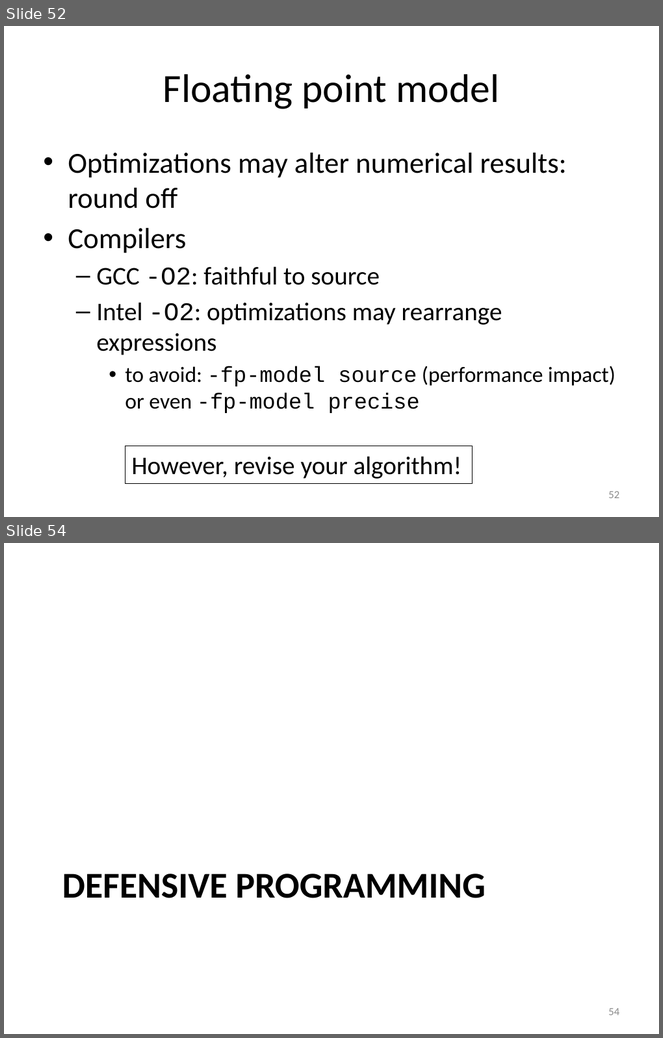
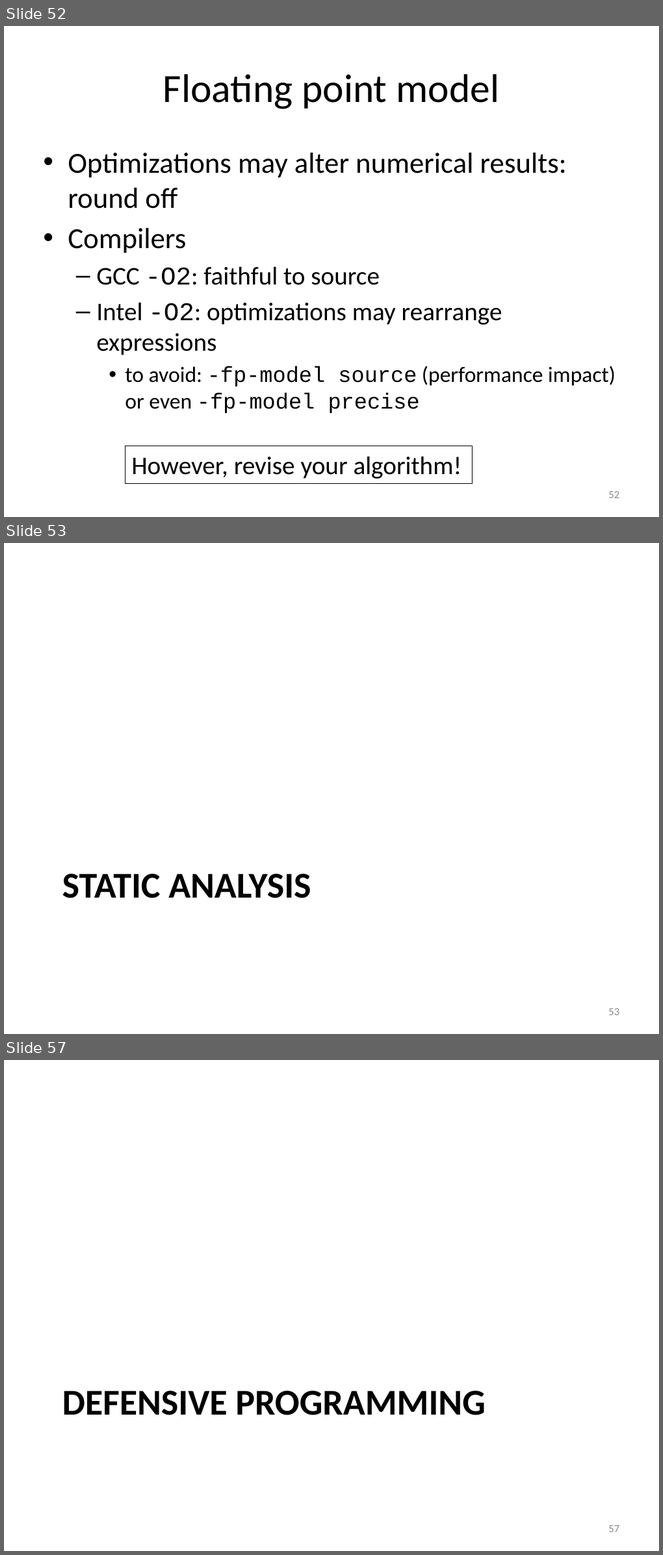
Before and after one commit to gjbex/training-material, a slide deck: Debugging/debugging.pptx. Shown one above the other, each under a label of ours: slides 52 and 54 before the commit, slides 52, 53 and 57 after it; the slides between them are not shown. The pictures are 663x1038 and 663x1555 pixels, drawn with LibreOffice and Linux fonts; fonts in the diff are those of the drawing. Boxes give left, top, right and bottom in pixels: in the first picture for what was removed or moved away, otherwise in the second. Text is boxed around its words. In the diff, an @@ line names an element or a change of style, - is before the commit and + after.

Commit message:
Add slides on static analysis

```diff
--- a/Debugging/debugging.pptx
+++ b/Debugging/debugging.pptx
@@ slide 53 added at [4,543,659,1034], background #FFFFFF @@
@@ title added at [62,874,311,899], 40 pt, text #000000, bold @@
+STATIC ANALYSIS
@@ page number added at [608,1008,620,1016], 12 pt, text #8C8C8C @@
+53
@@ what was slide 54 is now slide 57 @@
@@ page number at [608,1525,620,1533]: text changed @@
-54
+57
```
Also in this commit, not shown: 1 slide changed, 3 other slides added, 1 slide removed.
